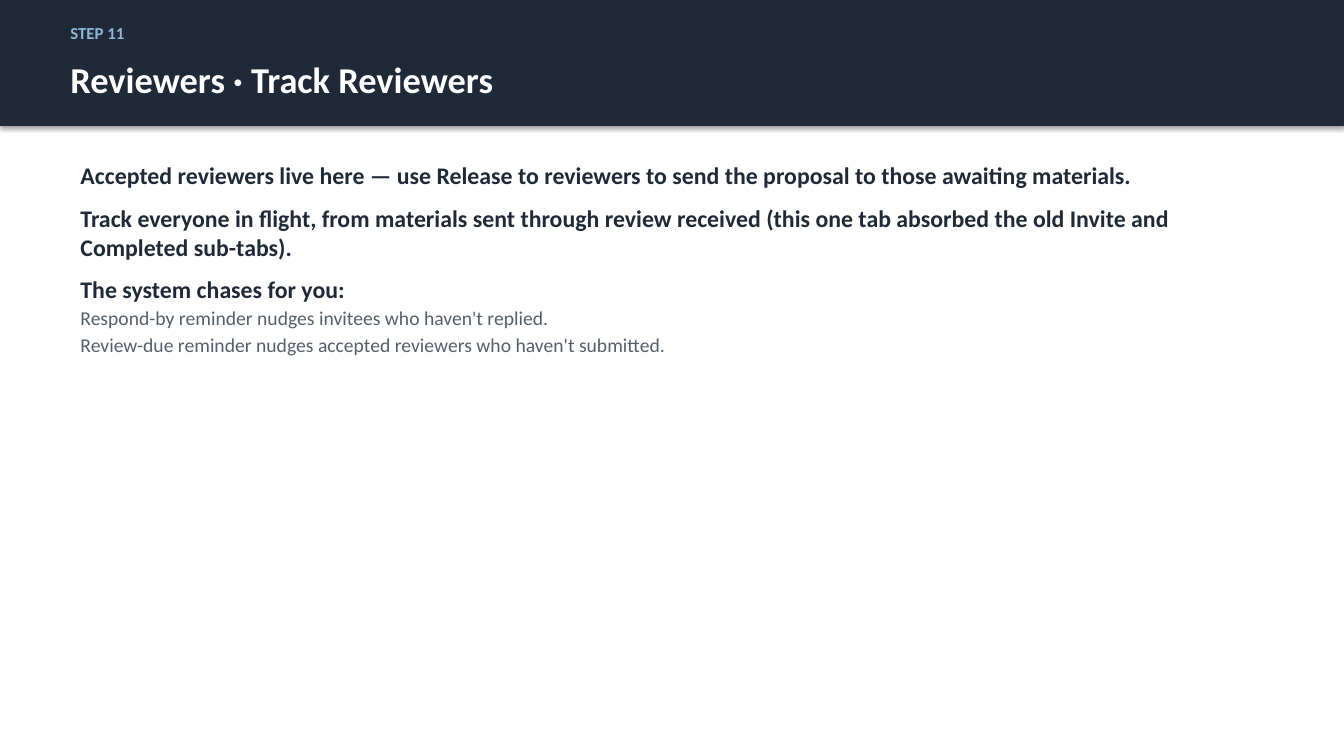
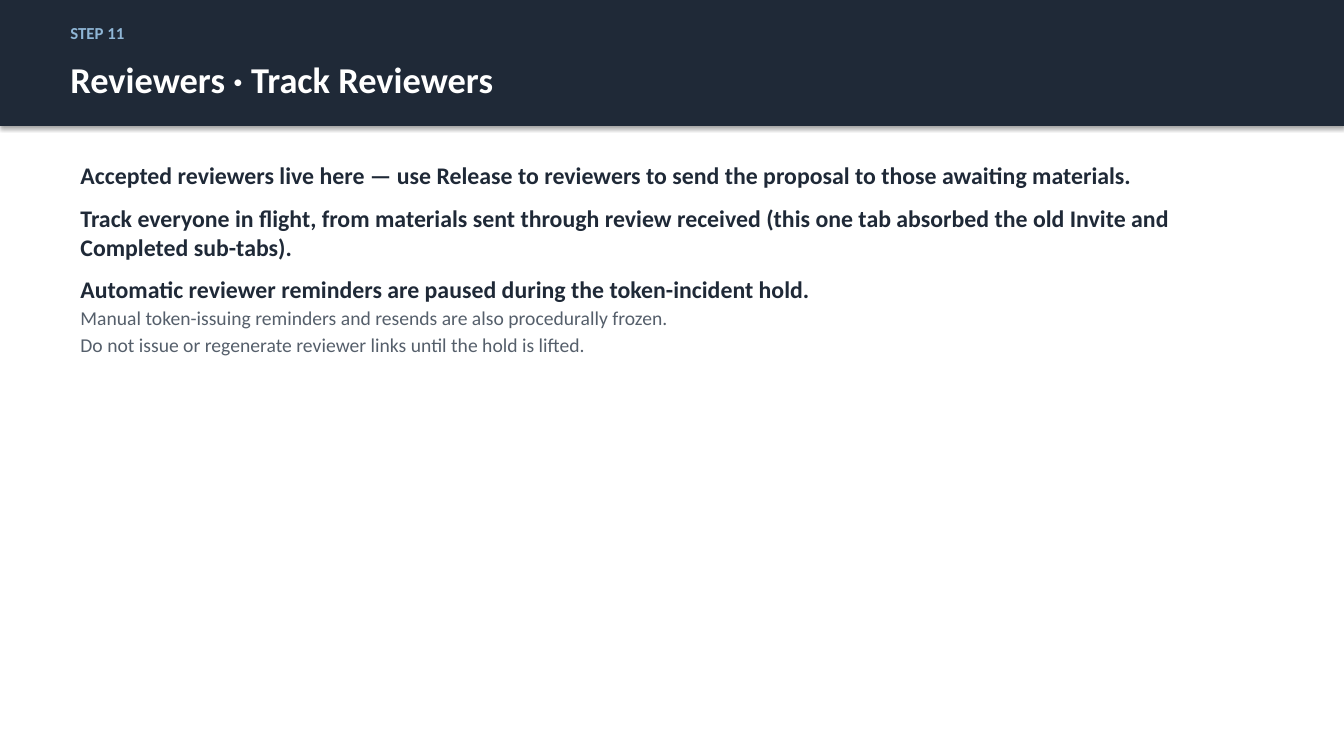
Before and after one commit to justingallivan/wmkf-research-apps, a slide deck: slide 24 of docs/onboarding/Workbench_Onboarding_PD.pptx. Drawn at 1344x756 pixels with LibreOffice and Linux fonts; fonts in the diff are those of the drawing. Boxes give left, top, right and bottom in pixels: in the first picture for what was removed or moved away, otherwise in the second. Text is boxed around its words. In the diff, an @@ line names an element or a change of style, - is before the commit and + after.

Commit message:
Guard reviewer reminder incident hold

```diff
--- a/docs/onboarding/Workbench_Onboarding_PD.pptx
+++ b/docs/onboarding/Workbench_Onboarding_PD.pptx
@@ text at bbox=[80, 281, 810, 356]: text changed @@
-The system chases for you:
-  Respond-by reminder nudges invitees who haven't replied.
-  Review-due reminder nudges accepted reviewers who haven't submitted.
+Automatic reviewer reminders are paused during the token-incident hold.
+  Manual token-issuing reminders and resends are also procedurally frozen.
+  Do not issue or regenerate reviewer links until the hold is lifted.
```
Also in this commit, not shown: 3 other slides changed, 22 other files.
